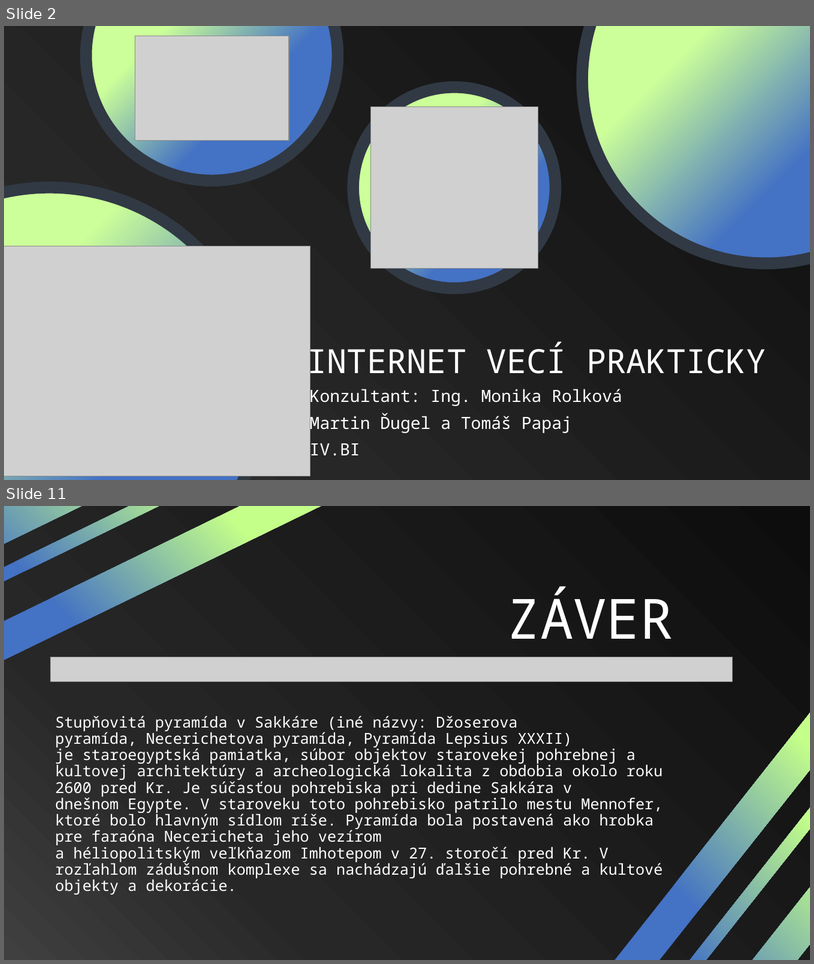
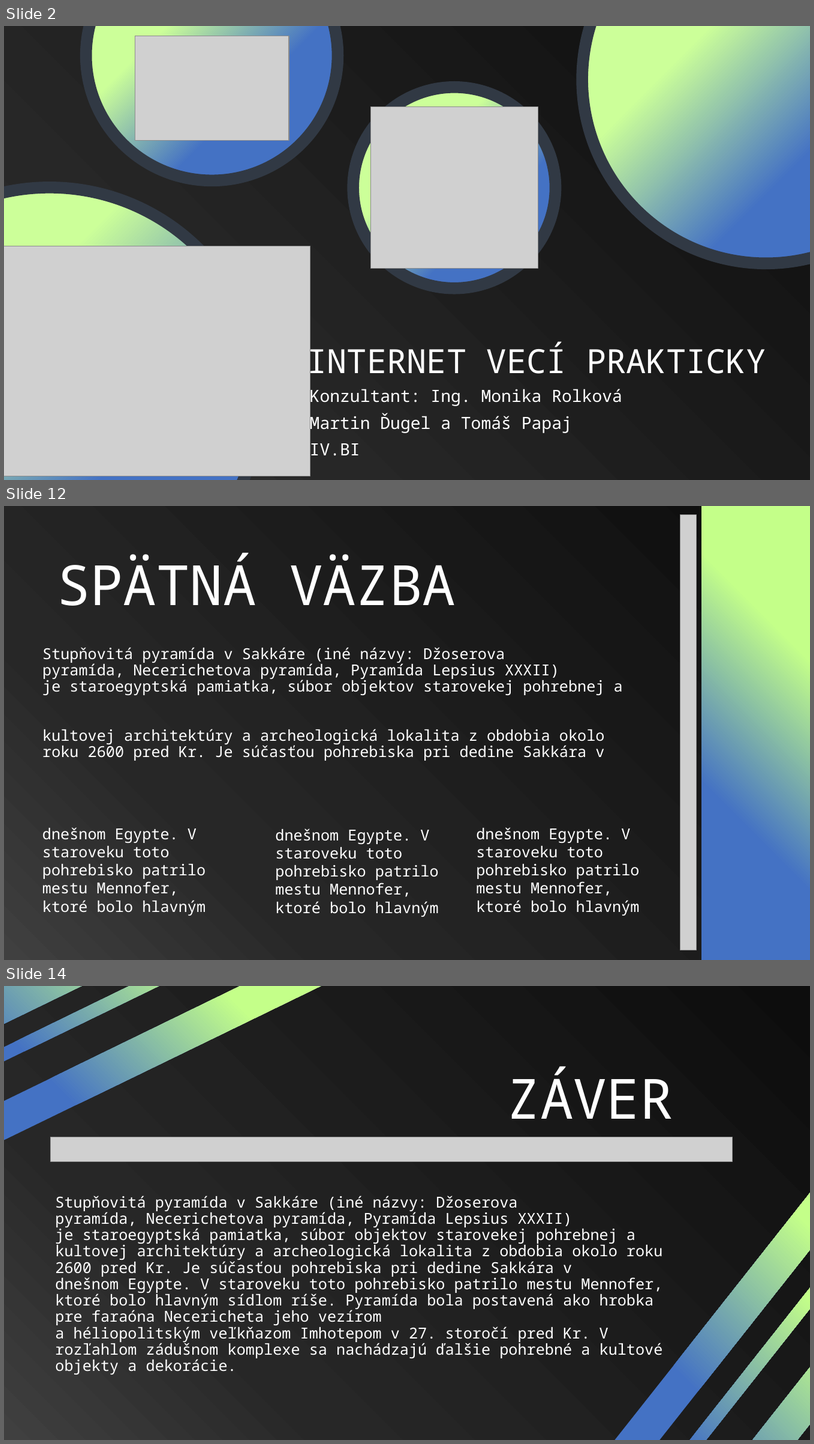
Before and after one commit to Moriacik/SOC, a slide deck: prezentácia-finálna-v2.pptx. Shown one above the other, each under a label of ours: slides 2 and 11 before the commit, slides 2, 12 and 14 after it; the slides between them are not shown. The pictures are 814x964 and 814x1444 pixels, drawn with LibreOffice and Linux fonts; fonts in the diff are those of the drawing; grey boxes stand for pictures. Boxes give left, top, right and bottom in pixels: in the first picture for what was removed or moved away, otherwise in the second. Text is boxed around its words. In the diff, an @@ line names an element or a change of style, - is before the commit and + after.

```diff
--- a/prezentácia-finálna-v2.pptx
+++ b/prezentácia-finálna-v2.pptx
@@ slide 12 added at bbox=[4, 506, 810, 960], background #FFFFFF @@
@@ rectangle added at bbox=[4, 506, 810, 960], fill gradient #0D0D0D to #272727 to #404040 @@
@@ picture added at bbox=[681, 515, 697, 950] @@
@@ rectangle added at bbox=[702, 506, 810, 960], fill gradient #C4FF89 to #4472C4 @@
@@ text added at bbox=[57, 553, 456, 606], 66 pt, text #FFFFFF @@
+SPÄTNÁ VÄZBA
@@ text added at bbox=[42, 647, 623, 760], 18 pt, text #FFFFFF @@
+Stupňovitá pyramída v Sakkáre (iné názvy: Džoserova pyramída, Necerichetova pyramída, Pyramída Lepsius XXXII) je staroegyptská pamiatka, súbor objektov starovekej pohrebnej a
+kultovej architektúry a archeologická lokalita z obdobia okolo roku 2600 pred Kr. Je súčasťou pohrebiska pri dedine Sakkára v
@@ text added at bbox=[42, 827, 206, 915], 18 pt, text #FFFFFF @@
+dnešnom Egypte. V staroveku toto pohrebisko patrilo mestu Mennofer, ktoré bolo hlavným
@@ text added at bbox=[275, 828, 439, 916], 18 pt, text #FFFFFF @@
+dnešnom Egypte. V staroveku toto pohrebisko patrilo mestu Mennofer, ktoré bolo hlavným
@@ text added at bbox=[476, 827, 640, 915], 18 pt, text #FFFFFF @@
+dnešnom Egypte. V staroveku toto pohrebisko patrilo mestu Mennofer, ktoré bolo hlavným
@@ what was slide 11 is now slide 14 @@
```
Also in this commit, not shown: 3 slides changed, 7 other slides added, 4 slides removed.
